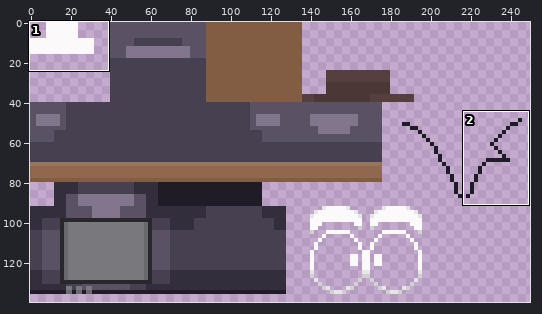
Two versions of one sprite sheet, assets/minecraft/optifine/cit/cosmetics/tvnauta/tvnauta.png. The picture above shows the old version from afar; the outline marks the close-up.
Close-up. As it was:
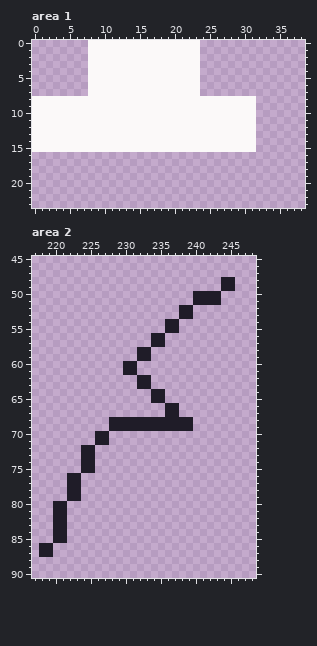
The file is 256x256 pixels. Colours within 5 levels of each other are drawn and written as one. Shown: area 1: x 0..38, y 0..23; area 2: x 217..248, y 45..90. The wide view leaves out empty margins.
The same view after the edit:
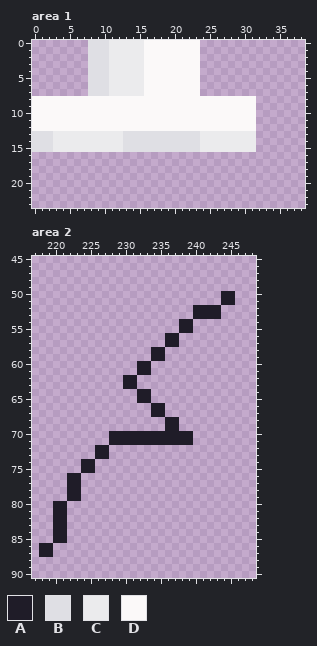
Palette (. is transparent): A #1f1c28  B #dfdfe4  C #ebebed  D #fbf9f9
The edit:
Area 1:
y 0..7: x 8..15 DDDDDDDD -> BBBCCCCC
y 13..15: x 0..31 DDDDDDDDDDDDDDDDDDDDDDDDDDDDDDDD -> BBBCCCCCCCCCCBBBBBBBBBBBCCCCCCCC
Area 2:
y 48..49: x 244..245 AA -> ..
y 50..51: x 240..245 AAAA.. -> ....AA
y 52..53: x 238..243 AA.... -> ..AAAA
y 54..55: x 236..239 AA.. -> ..AA
y 56..57: x 234..237 AA.. -> ..AA
y 58..59: x 232..235 AA.. -> ..AA
y 60..61: x 230..233 AA.. -> ..AA
y 62..63: x 230..233 ..AA -> AA..
y 64..65: x 232..235 ..AA -> AA..
y 66..67: x 234..237 ..AA -> AA..
y 68..69: x 228..235 AAAAAAAA -> ........; x 238..239 AA -> ..
y 70..71: x 226..239 AA............ -> ..AAAAAAAAAAAA
y 72..73: x 224..227 AA.. -> ..AA
